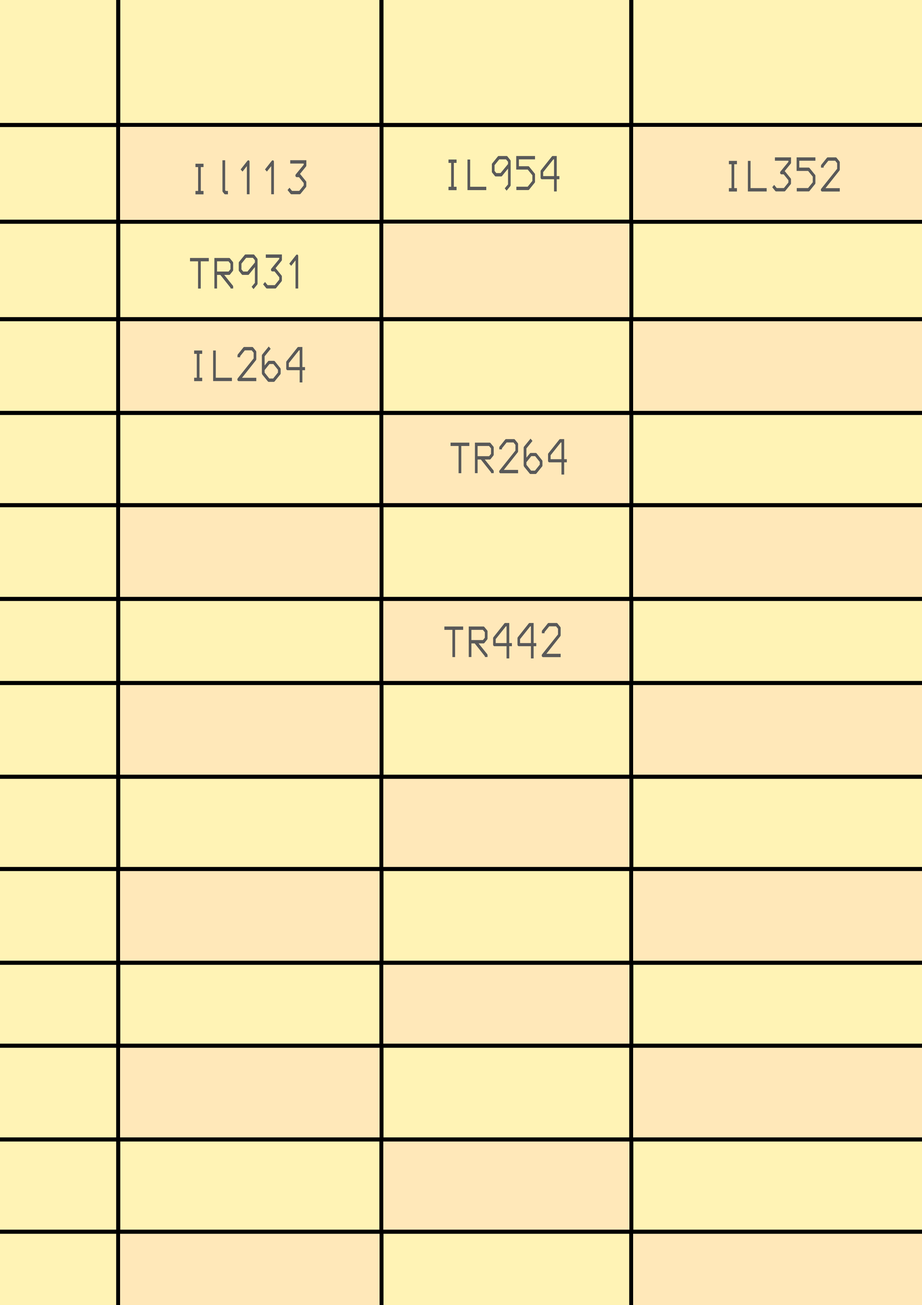
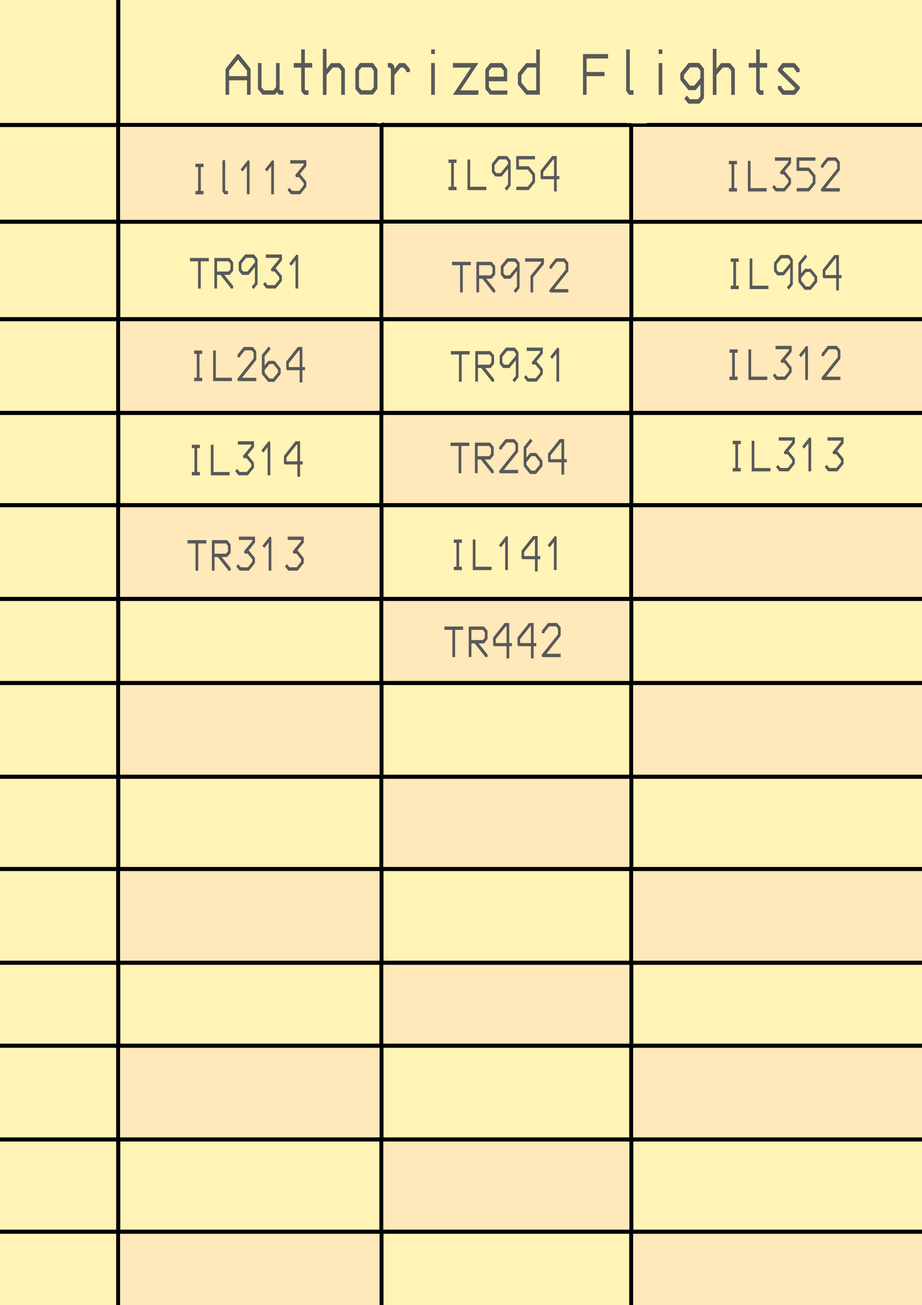
The second 922 × 1305 image is a revision of the first. Changes to its layers:
painted on "Background" over (187, 0, 845, 572)
